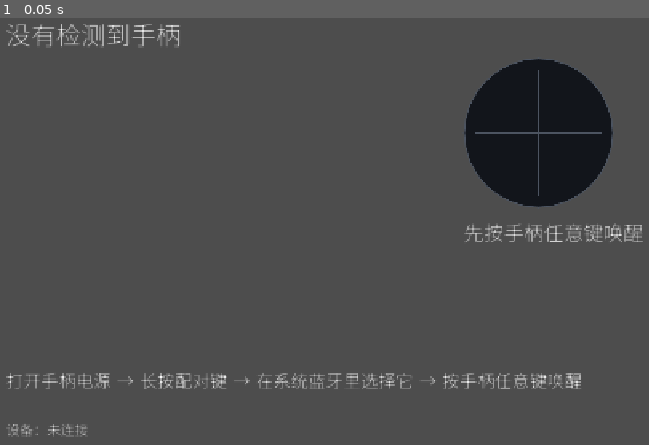
Above: before the commit, frame 1.
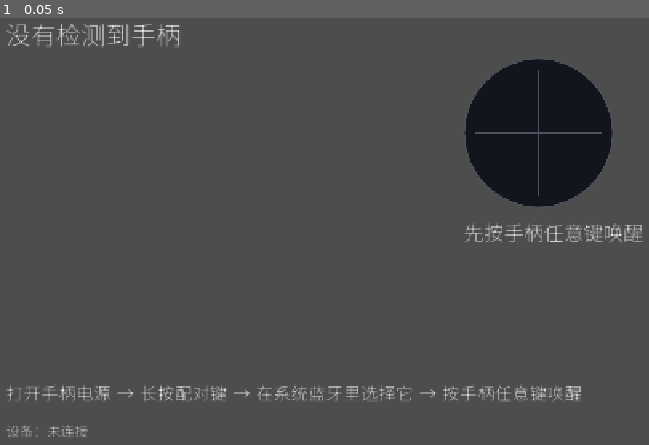
Above: after the commit, the same moment.

Repository: romejiang/fifa-trainer
Game: Godot game, scene res://src/ui/main.tscn
The game is run twice, just before and just after one commit, with the same random seed, the same clock (stepped at 60 frames per second) and the same inputs.
Inputs:
- Up to frame 1 (0.05 s): no input

The runs differ from the first frame. In frame 1, 2.2% of the frame differs, in the area x 0-90%, y 83-99%.

Commit message:
feat(04-11): 设置页按键重排 + 诊断页清除档案 + 重建 APK
- 设置页：X/Y 不再有任何功能（与练习手势撞车且误翻 X 符号）；符号改十字键左右/上下，布局改 Start 切换
- A 的保存门：量程未满时只把 %Help 换成「量程还没推满…」，不写档案、不切屏
- 新增「布局：Xbox（按 Start 切换，按 A 确认）」一行；只有 A 能把它记为已确认
- 诊断覆盖层：Y 调 ProfileStore.clear() 删除 controllers.json 并回设置页；键位语义收进 action_for_button
- ProfileStore.clear()：只删目标文件、不存在视为成功、res:// 一律 ERR_UNAUTHORIZED
- 字形 1048 → 1053（新增注释用字，移除两字）
- 重建 APK 27,079,510 B，证书 e1841a17…32e046 不变；ACCEPTANCE §6 同步新按键

Diff:
--- a/mobile/src/app/profile_store.gd
+++ b/mobile/src/app/profile_store.gd
@@ -146,6 +146,20 @@
 	return null
 
 
+## 删掉整份档案文件（诊断覆盖层按 Y 的「一键重来」）。
+##
+## 只碰 `_path` 这一个文件：不删目录、不删 `.tmp`、不碰输入日志或任何其他用户数据
+## （T-04-23）。文件不存在视为成功 —— 清除是幂等的，重复按 Y 不会出错。
+## 与 `save_all()` 一样先判 `user://`：导出后的 APK 里 `res://` 只读，写守卫必须由
+## 代码强制，不能靠调用方自觉。
+func clear() -> Error:
+	if not _path.begins_with("user://"):
+		return ERR_UNAUTHORIZED
+	if not FileAccess.file_exists(_path):
+		return OK
+	return DirAccess.remove_absolute(_path)
+
+
 ## 丢弃后立刻删除：否则每次启动都会重复丢弃、重复提示。
 func _discard_corrupt() -> Dictionary:
 	_discard()
--- a/mobile/src/ui/diagnostics_overlay.gd
+++ b/mobile/src/ui/diagnostics_overlay.gd
@@ -1,6 +1,6 @@
 extends Control
 
-## D1/D2 的**证据出口**：一页零交互、零判定、只读的诊断文本，靠
+## D1/D2 的**证据出口**：一页零判定、只读的诊断文本，靠
 ## `adb exec-out screencap -p` 拍照取证。
 ##
 ## 为什么需要它：release APK 不可调试（`run-as: package not debuggable`），
@@ -9,9 +9,11 @@
 ## 是唯一一条既不需要 debuggable 构建、也不需要第二只手柄的出口。
 ##
 ## 三条硬约束：
-##   1. **只读，不删档。** 读的是 `ProfileStore.PROFILES_PATH` 的**原始字节**，
+##   1. **正常渲染不写、不删。** 读的是 `ProfileStore.PROFILES_PATH` 的**原始字节**，
 ##      绝不调用 `ProfileStore.load_all()` —— 那个函数对损坏文件会删档，而损坏的
 ##      文件正是要拍下来的证据。解析失败就显示「解析失败」，不补默认值冒充真档案。
+##      **唯一的写操作是用户按 Y 清除档案**（04-11）：调 `ProfileStore.clear()`，
+##      只删 `user://profiles/controllers.json` 这一个文件，然后发信号回设置页。
 ##   2. **零 Outcome。** 覆盖层自身不推进任何判定：组合根在打开时把运行时的布局
 ##      确认置为 false（静默 `abandon()` 并清空未取走的结果），覆盖层可见期间
 ##      `_process` 早退、不 tick 运行时。屏幕上出现的判定只能来自真实尝试。
@@ -21,6 +23,9 @@
 ## 排版：22 px（调试面字号，正式屏不得引用），每行不超过 `MAX_LINE_CHARS` 个字符。
 ## `autowrap_mode = 0` 意味着超宽的行会被**直接裁掉**，截图证据就少一半 —— 「每行
 ## 不超宽」不是审美要求，是取证要求，`test_onboarding_ui` 逐行断言它。
+
+## 用户按 Y 清除档案成功之后通知组合根：关闭覆盖层、回到设置页。
+signal profile_cleared
 
 const PAGE_PROFILES := 0
 const PAGE_EVENTS := 1
@@ -34,12 +39,21 @@
 const RAW_PREVIEW_CHARS := 160
 const RAW_PREVIEW_SPLIT := 80
 
+## 按键语义：十字键左右翻页、Y 清除档案。其余索引一律无动作。
+const ACTION_PREV := &"prev"
+const ACTION_NEXT := &"next"
+const ACTION_CLEAR := &"clear"
+const ACTION_NONE := &""
+
 @onready var _panel: Label = %Panel
 
 var _page: int = 0
 var _accum: float = 0.0
 var _buffer: PadStateBuffer = null
 var _sampler: PadSampler = null
+## 档案的唯一 I/O 入口由组合根注入；为 null 时清除动作返回 `ERR_UNCONFIGURED`，
+## 绝不自己 `new` 一个指向默认路径的实例再删 —— 那样测试与真实路径会分叉。
+var _store: ProfileStore = null
 var _cached_raw: String = ""
 var _cached_trigger: Dictionary = {}
 
@@ -49,9 +63,12 @@
 
 
 ## 依赖唯一入口。组合根在 `add_child()` 之后调用 —— 此时 `@onready` 已经解析。
-func setup(p_buffer: PadStateBuffer, p_sampler: PadSampler) -> void:
+## `p_store` 是 Y 清除档案的唯一 I/O 入口；不传时覆盖层仍然只读，Y 会返回错误码。
+func setup(p_buffer: PadStateBuffer, p_sampler: PadSampler,
+		p_store: ProfileStore = null) -> void:
 	_buffer = p_buffer
 	_sampler = p_sampler
+	_store = p_store
 	_page = PAGE_PROFILES
 	refresh()
 
@@ -68,6 +85,49 @@
 func prev_page() -> void:
 	_page = posmod(_page - 1, PAGE_COUNT)
 	refresh()
+
+
+## 覆盖层的按键语义（纯函数，套件直接断言）：十字键左右翻页，Y 清除档案。
+## 其余按键一律返回 `ACTION_NONE` —— 覆盖层可见时组合根会把所有边沿送进来。
+static func action_for_button(index: int) -> StringName:
+	match index:
+		JoyButton.JOY_BUTTON_DPAD_LEFT:
+			return ACTION_PREV
+		JoyButton.JOY_BUTTON_DPAD_RIGHT:
+			return ACTION_NEXT
+		JoyButton.JOY_BUTTON_Y:
+			return ACTION_CLEAR
+	return ACTION_NONE
+
+
+## 组合根在覆盖层可见期间调用的唯一入口。X / A / B 等没有语义 —— 覆盖层不做判定，
+## 也不把按键转发给设置页或练习屏。
+func handle_button(index: int) -> void:
+	match action_for_button(index):
+		ACTION_PREV:
+			prev_page()
+		ACTION_NEXT:
+			next_page()
+		ACTION_CLEAR:
+			clear_profile()
+
+
+## Y：删掉整份输入档案并通知组合根回到设置页。
+##
+## 失败时**不**发信号：留在覆盖层上，档案页仍然显示原文件，用户可以再按一次。
+## 失败只打一行 ASCII 日志（`PROFILE_CLEAR_ERROR`），不猜测原因、不重试。
+func clear_profile() -> Error:
+	if _store == null:
+		return ERR_UNCONFIGURED
+	var err := _store.clear()
+	if err != OK:
+		print("PROFILE_CLEAR_ERROR code=%d" % err)
+		return err
+	_cached_raw = ""
+	_cached_trigger = {}
+	refresh()
+	profile_cleared.emit()
+	return OK
 
 
 ## 重新读一次原始档案并重画当前页。
--- a/mobile/src/ui/input_setup_screen.gd
+++ b/mobile/src/ui/input_setup_screen.gd
@@ -14,9 +14,14 @@
 ##     不能有两个解释者；
 ##   * 本屏**不碰** `TapRuntime`、不产生任何 `Outcome`，只写 `ProfileStore`（按 A 时）。
 ##
-## 轴对、符号、量程都是「用户看着屏幕确认」的：轴对由推摇杆得出（也可 LB/RB 手选），
-## 符号由圆点方向决定（X/Y 翻转），量程没推够只显示「还没推到底」。自动识别结果
-## 绝不静默落盘 —— 唯一的写档案入口是 A。
+## 按键分工（04-11 真机实测之后重排）：**X / Y 在本页没有任何功能** —— 它们与练习
+## 手势里的「按住 RB 连按两下 X」撞车，真机上还误把 X 的符号翻成了反向。符号翻转
+## 改到十字键（左右翻 X、上下翻 Y），布局切换在 Start，A 只负责保存。
+##
+## 轴对、符号、量程、布局都是「用户看着屏幕确认」的：轴对由推摇杆得出（也可 LB/RB
+## 手选），符号由圆点方向决定（十字键翻转），量程没推够只显示「还没推到底」，布局
+## 由 Start 切换、A 确认。自动识别结果绝不静默落盘 —— 唯一的写档案入口是 A，
+## 而且只在 `InputSetup.can_save()` 为真时。
 
 ## 按 A 保存成功后通知组合根进入练习。参数是档案里的布局，空值时由组合根兜底。
 signal profile_saved(layout: StringName)
@@ -31,20 +36,45 @@
 ## 轴表里标「正在动」的最近峰峰值门槛：静止噪声在 ±0.02 内。
 const MOVING_SPAN := 0.05
 
+## 按键索引取自 Godot 的 `JoyButton` 枚举，不手写数字：真机牙刷手法与不同手柄的
+## 索引差异只能靠枚举名对齐，写死 13/14 迟早会在另一把手上错位。
+const KEY_A := JoyButton.JOY_BUTTON_A
+const KEY_B := JoyButton.JOY_BUTTON_B
+const KEY_LB := JoyButton.JOY_BUTTON_LEFT_SHOULDER
+const KEY_RB := JoyButton.JOY_BUTTON_RIGHT_SHOULDER
+const KEY_DPAD_UP := JoyButton.JOY_BUTTON_DPAD_UP
+const KEY_DPAD_DOWN := JoyButton.JOY_BUTTON_DPAD_DOWN
+const KEY_DPAD_LEFT := JoyButton.JOY_BUTTON_DPAD_LEFT
+const KEY_DPAD_RIGHT := JoyButton.JOY_BUTTON_DPAD_RIGHT
+const JOY_BUTTON_START := JoyButton.JOY_BUTTON_START
+
+## 按键语义的唯一名字表。X / Y（2 / 3）**刻意没有**对应动作 —— 它们属于练习手势。
+const ACTION_SAVE := &"save"
+const ACTION_CLEAR := &"clear"
+const ACTION_X_SIGN := &"x_sign"
+const ACTION_Y_SIGN := &"y_sign"
+const ACTION_PAIR_PREV := &"pair_prev"
+const ACTION_PAIR_NEXT := &"pair_next"
+const ACTION_LAYOUT := &"layout"
+const ACTION_NONE := &""
+
 const TITLE_TEXT := "输入设置"
-const HELP_TEXT := "A 保存并开始    B 清空重来    X 反转 X    Y 反转 Y    LB/RB 换轴对"
+const HELP_TEXT := "A 保存并开始    B 清空重来    十字键左右翻 X / 上下翻 Y    LB/RB 换轴对    Start 换布局"
 const NO_DEVICE_HELP := "打开手柄电源 → 长按配对键 → 在系统蓝牙里选择它 → 按手柄任意键唤醒"
+## 量程没推满时按 A 的唯一回应：只说这一句、只改 `%Help`，不写档案、不切屏。
+const RANGE_NOT_READY_HELP := "量程还没推满：把右摇杆往四个方向各推到底几次"
 ## 底部固定提示：日志不随 B 清空，测试者按完可以直接用 adb 取。
 const LOG_HINT := "日志：files/input_log.txt（按 B 清空本页，不删日志）"
 
 @onready var _title: Label = %Title
 @onready var _axes: Label = %Axes
 @onready var _dot: Panel = %Dot
-## 圆点不是 `unique_name_in_owner`：一页里只有这 10 个唯一节点（UI 契约），
+## 圆点不是 `unique_name_in_owner`：一页里只有这 11 个唯一节点（UI 契约），
 ## 圆点是 `%Dot` 的内部构件，用路径取。
 @onready var _marker: Panel = $Dot/Marker
 @onready var _pair: Label = %Pair
 @onready var _signs: Label = %Signs
+@onready var _layout: Label = %Layout
 @onready var _range: Label = %Range
 @onready var _center: Label = %Center
 @onready var _trigger: Label = %Trigger
@@ -104,38 +134,67 @@
 	_refresh()
 
 
-## 组合根分派的按键边沿。索引同 `JoyButton`：A=0 B=1 X=2 Y=3 LB=9 RB=10。
+## 组合根分派的按键边沿。索引同 `JoyButton`：A=0 B=1 X=2 Y=3 LB=9 RB=10
+## DPAD 上/下/左/右=11/12/13/14 Start=6。
+##
+## X / Y（2 / 3）**没有分支**：它们与「按住 RB 连按两下 X」的练习手势撞车，
+## 真机上还误翻了 X 的符号。符号改由十字键翻转，布局由 Start 切换。
 func handle_button(index: int) -> void:
 	if not visible:
 		return
 	# LB+RB 是诊断覆盖层的组合键（按住 0.8 秒）。同时按住时不当成换轴对，
 	# 否则「打开诊断」会顺手改掉用户刚选好的那一对。
-	if _sampler != null and _sampler.buffer.button_down(9) and _sampler.buffer.button_down(10):
+	if _sampler != null and _sampler.buffer.button_down(KEY_LB) \
+			and _sampler.buffer.button_down(KEY_RB):
 		return
 	_notice = ""
-	match index:
-		0:
+	match action_for_button(index):
+		ACTION_SAVE:
 			_save_and_enter()
-		1:
+		ACTION_CLEAR:
 			reset_stats()
 			_notice = "已清空：重新推右摇杆，页面会重新认轴对"
-		2:
+		ACTION_X_SIGN:
 			_setup.toggle_x_sign()
-		3:
+		ACTION_Y_SIGN:
 			_setup.toggle_y_sign()
-		9:
+		ACTION_PAIR_PREV:
 			_setup.cycle_pair(-1)
-		10:
+		ACTION_PAIR_NEXT:
 			_setup.cycle_pair(1)
+		ACTION_LAYOUT:
+			_setup.cycle_layout(_device_name())
 	_accum = REFRESH_SECONDS
 	_refresh()
 
 
+## 按键语义的纯函数：无头套件直接断言「X / Y 返回 ACTION_NONE」，
+## 不需要实例化场景，也不需要真机。
+static func action_for_button(index: int) -> StringName:
+	match index:
+		KEY_A:
+			return ACTION_SAVE
+		KEY_B:
+			return ACTION_CLEAR
+		KEY_DPAD_LEFT, KEY_DPAD_RIGHT:
+			return ACTION_X_SIGN
+		KEY_DPAD_UP, KEY_DPAD_DOWN:
+			return ACTION_Y_SIGN
+		KEY_LB:
+			return ACTION_PAIR_PREV
+		KEY_RB:
+			return ACTION_PAIR_NEXT
+		JOY_BUTTON_START:
+			return ACTION_LAYOUT
+	return ACTION_NONE
+
+
 ## A：写档案并进练习。**唯一的写盘入口**，而且只在用户亲手按下时发生。
 ##
-## 两个前置条件都只给提示、不改变页面状态：没有手柄、还没有认出轴对。
-## 后者不是「判定失败」，而是「没有可保存的映射」—— 存一份 rs 索引为 -1 的档案，
-## 下次启动会被 `ProfileStore.load_all()` 整份丢弃。
+## 三道前置条件都只给提示、不改变页面状态：没有手柄、还没有认出轴对、量程没推满。
+## 最后一条是 04-11 的真机缺陷：量程没推满时保存会写出 `scale=1.0 / center=0`
+## 的「默认校准」，下次启动直接复用，圆点与手柄从此对不上。`can_save()` 为假时
+## **不调用 `build_profile`、不调用 `upsert`** —— 那是这道门唯一的实现位置。
 func _save_and_enter() -> void:
 	if _sampler == null or _sampler.buffer.device < 0:
 		_notice = "没有检测到手柄：按手柄任意键唤醒后再按 A"
@@ -143,13 +202,22 @@
 	if _setup.active_pair() == InputSetup.PAIR_NONE:
 		_notice = "先推一下右摇杆：认出一对轴之后才能保存"
 		return
-	var device_name := _sampler.device_name()
+	if not _setup.can_save():
+		_notice = RANGE_NOT_READY_HELP
+		return
+	var device_name := _device_name()
 	if device_name.strip_edges().is_empty():
 		# `DeviceProfile` 要求 device_name 非空；空名字写进去，下次启动会被
 		# `from_dict` 判非法并整份丢弃 —— 用户会莫名其妙回到这一页。
 		device_name = "未知手柄"
+	# A 确认布局：这是 `layout_confirmed` 唯一的置真路径。
+	_setup.mark_layout_confirmed()
 	var profile := _setup.build_profile(device_name, _sampler.device_guid(),
 		Time.get_datetime_string_from_system())
+	if profile == null:
+		# can_save() 已为真时不可达；真到了这里也只提示，绝不落盘一份默认校准。
+		_notice = RANGE_NOT_READY_HELP
+		return
 	var err := _store.upsert(profile)
 	if err != OK:
 		_notice = "档案写入失败（错误码 %d）：按 A 再试一次" % err
@@ -159,16 +227,25 @@
 
 
 ## 1 Hz 的 logcat 取样行（纯 ASCII）：真机上没有 run-as 时，这一行就是「页面认了哪一对、
-## 符号是什么、量程到没到」的可核对原文。
+## 符号是什么、量程到没到、布局是什么」的可核对原文。
 func debug_line() -> String:
 	var pair := _setup.active_pair()
 	var span_x := _setup.axis_span(pair.x) if pair != InputSetup.PAIR_NONE else 0.0
 	var span_y := _setup.axis_span(pair.y) if pair != InputSetup.PAIR_NONE else 0.0
-	return "pair=%d/%d sign=%d/%d ready=%d span=%.2f/%.2f rest4=%.2f rest5=%.2f" % [
+	return ("pair=%d/%d sign=%d/%d ready=%d span=%.2f/%.2f rest4=%.2f rest5=%.2f"
+		+ " layout=%s confirmed=%d") % [
 		pair.x, pair.y, _setup.x_sign(), _setup.y_sign(),
 		1 if _setup.range_ready() else 0, span_x, span_y,
 		_setup.trigger_rest(4), _setup.trigger_rest(5),
+		String(_setup.layout_cycle(_device_name())), 1 if _setup.layout_confirmed() else 0,
 	]
+
+
+## 设备名是布局建议的唯一输入；没有设备时给空串（`_layout_for` 会落到 Xbox）。
+func _device_name() -> String:
+	if _sampler == null or _sampler.buffer.device < 0:
+		return ""
+	return _sampler.device_name()
 
 
 func _axis_values() -> PackedFloat32Array:
@@ -208,6 +285,7 @@
 		_set_text(_axes, axes_text)
 	_set_text(_pair, pair_text(pair))
 	_set_text(_signs, signs_text(_setup.x_sign(), _setup.y_sign()))
+	_set_text(_layout, layout_text(_setup.layout_cycle(_device_name())))
 	_set_text(_range, range_text(pair, _setup.axis_range(pair.x), _setup.axis_range(pair.y)))
 	_set_text(_center, center_text(pair, _setup.center()))
 	_set_text(_trigger, trigger_text(_setup.trigger_rest(4), _setup.trigger_rest(5)))
@@ -231,6 +309,7 @@
 	_set_text(_axes, "")
 	_set_text(_pair, "先按手柄任意键唤醒")
 	_set_text(_signs, "")
+	_set_text(_layout, "")
 	_set_text(_range, "")
 	_set_text(_center, "")
 	_set_text(_trigger, "")
@@ -270,8 +349,14 @@
 
 
 static func signs_text(x_sign: int, y_sign: int) -> String:
-	return "X：%s（按 X 切换）    Y：%s（按 Y 切换）" % [
+	return "X：%s（十字键左右翻）    Y：%s（十字键上下翻）" % [
 		_sign_word(x_sign), _sign_word(y_sign)]
+
+
+## 布局行：只显示当前值 + 两个操作入口。确认是 A 的副作用 —— 屏幕上不再出现
+## 「布局已确认」这种无法撤销的状态，用户永远知道现在是什么、按什么能改。
+static func layout_text(layout: StringName) -> String:
+	return "布局：%s（按 Start 切换，按 A 确认）" % _layout_word(layout)
 
 
 static func range_text(pair: Vector2i, span_x: Vector2, span_y: Vector2) -> String:
@@ -296,6 +381,12 @@
 	return "反向" if sign < 0 else "正常"
 
 
+## 布局的显示名。只有两个合法值：xbox / playstation（空值由 `_layout_for` 兜底成
+## Xbox），所以这里不需要第三个分支，也不显示内部枚举名。
+static func _layout_word(layout: StringName) -> String:
+	return "PlayStation" if layout == DeviceProfile.LAYOUT_PLAYSTATION else "Xbox"
+
+
 static func _ready_word(span: float) -> String:
 	return "✓" if span >= InputSetup.RANGE_READY else "还没推到底"
 
--- a/mobile/src/ui/input_setup_screen.tscn
+++ b/mobile/src/ui/input_setup_screen.tscn
@@ -97,40 +97,49 @@
 offset_bottom = 432.0
 theme_override_font_sizes/font_size = 32
 
+[node name="Layout" type="Label" parent="."]
+unique_name_in_owner = true
+layout_mode = 0
+offset_left = 48.0
+offset_top = 436.0
+offset_right = 1252.0
+offset_bottom = 476.0
+theme_override_font_sizes/font_size = 28
+
 [node name="Range" type="Label" parent="."]
 unique_name_in_owner = true
 layout_mode = 0
 offset_left = 48.0
-offset_top = 444.0
+offset_top = 480.0
 offset_right = 1252.0
-offset_bottom = 484.0
+offset_bottom = 516.0
 theme_override_font_sizes/font_size = 28
 
 [node name="Center" type="Label" parent="."]
 unique_name_in_owner = true
 layout_mode = 0
 offset_left = 48.0
-offset_top = 486.0
+offset_top = 518.0
 offset_right = 1252.0
-offset_bottom = 526.0
+offset_bottom = 554.0
 theme_override_font_sizes/font_size = 28
 
 [node name="Trigger" type="Label" parent="."]
 unique_name_in_owner = true
 layout_mode = 0
 offset_left = 48.0
-offset_top = 528.0
+offset_top = 556.0
 offset_right = 1252.0
-offset_bottom = 568.0
+offset_bottom = 592.0
 theme_override_font_sizes/font_size = 28
 
 [node name="Help" type="Label" parent="."]
 unique_name_in_owner = true
 layout_mode = 0
 offset_left = 48.0
-offset_top = 580.0
+offset_top = 600.0
 offset_right = 1252.0
-offset_bottom = 650.0
+offset_bottom = 662.0
 autowrap_mode = 2
 theme_override_font_sizes/font_size = 28
 
@@ -138,7 +147,7 @@
 unique_name_in_owner = true
 layout_mode = 0
 offset_left = 48.0
-offset_top = 664.0
+offset_top = 666.0
 offset_right = 1252.0
-offset_bottom = 706.0
+offset_bottom = 708.0
 theme_override_font_sizes/font_size = 22
--- a/mobile/src/ui/main.gd
+++ b/mobile/src/ui/main.gd
@@ -15,10 +15,10 @@
 ##   * `TapRuntime.tick()` 只在练习屏可见时推进 —— 输入设置页零 Outcome 的机械保证
 ##     （运行时另有 `layout_confirmed` 硬门，两层都在）。
 ##
-## 复用：启动时若本设备（guid 优先）已有档案、且结构可用（rs 映射齐全 + 校准存在 +
-## 有布局）→ 直接进练习；否则显示输入设置页。没有「先探一次再逐项比较」的窗口 ——
-## 那正是被用户否掉的分步流程。四项 index+sign 的复用门仍在 `DeviceProfile.can_reuse`
-## 里，供将来重新引入「探一次」的界面使用，本文件不再驱动它。
+## 复用：启动时若本设备（guid 优先）已有档案、且 `DeviceProfile.can_enter_practice()`
+## 为真（rs 映射齐全 + 校准合理 + 布局已确认 + `quality.range_ready` 标记）→ 直接进练习；
+## 否则显示输入设置页。04-09 / 04-10 在量程没推满时保存的「默认校准」档案没有这个标记，
+## 因此会被丢弃、设置页重新出现 —— 这是 04-11 的第二个真机缺陷修法。
 ##
 ## 时间单位：`Frame.now` 是**秒**（`Time.get_ticks_usec()` 除以一百万），与
 ## `TapDetector` / `TapRuntime` 的 `* 1000.0` 换算一致。`PadSampler` 的
@@ -121,7 +121,8 @@
 	# 「组合键进行中」置位，边沿分派才会跳过它们。
 	_tick_diagnostics_chord(delta)
 	if _diagnostics != null and _diagnostics.visible:
-		# 覆盖层可见期间：只翻页，不 tick 运行时、不分派按键、不推进判定。
+		# 覆盖层可见期间：只处理它自己的按键（十字键翻页 / Y 清除档案），
+		# 不 tick 运行时、不把边沿转发给设置页、不推进判定。
 		_flush_diagnostics_edges()
 		_diagnostics.call("tick", delta)
 		return
@@ -161,11 +162,14 @@
 
 ## 实例化诊断覆盖层。**必须排在最后**：同一个父节点下后加的子节点画在上面，
 ## 否则诊断文本会被别的屏盖住，screencap 取证就白拍了。
+##
+## 档案 store 一起注入：覆盖层按 Y 时调 `ProfileStore.clear()`，只删那一份文件。
 func _build_diagnostics() -> void:
 	_diagnostics = DIAGNOSTICS_SCENE.instantiate()
 	add_child(_diagnostics)
 	_diagnostics.visible = false
-	_diagnostics.call("setup", _sampler.buffer, _sampler)
+	_diagnostics.connect("profile_cleared", _on_profile_cleared)
+	_diagnostics.call("setup", _sampler.buffer, _sampler, _profile_store)
 
 
 ## 组合键计时。读的是**当前按住状态**，不是边沿数组。
@@ -206,7 +210,9 @@
 	_seen_edges = _sampler.buffer.button_edges().size()
 
 
-## 覆盖层可见期间的边沿消费者：只认十字键左 / 右（13 / 14）翻页，其余一律丢弃。
+## 覆盖层可见期间的边沿消费者：所有按下的边沿都交给覆盖层自己的 `handle_button`。
+## 键位语义只有一处定义（覆盖层的 `action_for_button`）：十字键左右翻页、Y 清除档案，
+## 其余无动作 —— 组合根不再维护第二份 match。
 func _flush_diagnostics_edges() -> void:
 	var edges: Array = _sampler.buffer.button_edges()
 	var total := edges.size()
@@ -216,12 +222,24 @@
 		var edge: Dictionary = edges[position]
 		if not bool(edge.get("pressed", false)):
 			continue
-		match int(edge["index"]):
-			13:
-				_diagnostics.call("prev_page")
-			14:
-				_diagnostics.call("next_page")
+		_diagnostics.call("handle_button", int(edge["index"]))
 	_seen_edges = total
+
+
+## 覆盖层按 Y 清除档案之后的唯一后续动作：关覆盖层、退出练习、回到设置页。
+##
+## 不清 `_profile_store` 实例（它只是路径句柄），但把 `_reuse_checked` 置为真：
+## 文件已经删了，即使下次设备列表变化也不需要再试一次复用 —— 用户此刻应该在
+## 设置页上重新推摇杆，而不是被自动带回练习。
+func _on_profile_cleared() -> void:
+	_diagnostics.visible = false
+	_layout_was_confirmed = false
+	_leave_practice()
+	if _setup != null:
+		_setup.visible = true
+		_setup.call("reset_stats")
+	_reuse_checked = true
+	_seen_edges = _sampler.buffer.button_edges().size()
 
 
 ## 1 Hz 诊断日志：D5 / D6 的抄录来源（adb logcat -s godot:I）。
@@ -309,11 +327,11 @@
 	_seen_edges = _sampler.buffer.button_edges().size()
 
 
-## 复用：本设备已有档案且结构可用 → 直接进练习。
-##
-## 只判「结构可用」而不逐项比较四项 index+sign：没有探针就没有「本次观测值」，
-## 拿档案自己的值去比自己是假绿。`DeviceProfile.can_reuse` 的四项比较仍在，
-## 留给将来重新引入「探一次」的界面（那是 04-05 的 REUSE_CHECK，本计划不驱动它）。
+## 复用：本设备已有档案且**档案自洽** → 直接进练习。
+##
+## 只判档案自身能否用（`DeviceProfile.can_enter_practice()`），不在启动时逐项比较
+## 四项 index+sign：没有探针就没有「本次观测值」，拿档案自己的值去比自己是假绿。
+## 四项比较仍在 `can_reuse()` 里，留给将来重新引入「探一次」的界面。
 func _try_reuse_profile() -> void:
 	if _reuse_checked or _in_practice or _sampler.buffer.device < 0:
 		return
@@ -326,8 +344,9 @@
 
 
 func _profile_usable(profile: DeviceProfile) -> bool:
-	return profile != null and profile.axes != null and profile.axes.has_rs() \
-		and profile.calibration != null and profile.layout != &""
+	if profile == null:
+		return false
+	return profile.can_enter_practice()
 
 
 ## 设备列表信号与主动播种共用的唯一回调体。
--- a/mobile/tests/unit/test_onboarding_ui.gd
+++ b/mobile/tests/unit/test_onboarding_ui.gd
@@ -13,9 +13,14 @@
 ##   1. 探针屏的人话（`live_readout` / `plain_rejection` / `cross_check_plain` / `stop_message`）；
 ##   2. 诊断覆盖层的两页格式（`format_profiles` / `format_events`）与行宽上限；
 ##   3. 覆盖层不产判定的机械证明（`set_layout_confirmed(false)` → 零 Outcome）。
+##
+## 04-11 追加第四组：设置页与覆盖层的**按键语义**。X / Y 曾经与练习手势撞车并在真机上
+## 误翻了符号，所以「X / Y 返回无动作」必须是一条无头可断言的机械事实，而不是靠人记得
+## 不要在两处写分支。
 
 const ONBOARDING := preload("res://src/ui/onboarding_screen.gd")
 const DIAGNOSTICS := preload("res://src/ui/diagnostics_overlay.gd")
+const INPUT_SETUP := preload("res://src/ui/input_setup_screen.gd")
 
 ## 8 根轴的空读数：与 onboarding_screen 的 AXIS_COUNT 同宽。
 const AXIS_COUNT := 8
@@ -32,6 +37,9 @@
 	_check_diagnostics_events(r)
 	_check_diagnostics_line_width(r)
 	_check_overlay_produces_no_outcome(r)
+	_check_setup_key_map(r)
+	_check_setup_texts(r)
+	_check_overlay_key_map(r)
 	r.complete()
 
 
@@ -213,6 +221,78 @@
 
 	runtime.set_layout_confirmed(true)
 	r.check(runtime.layout_confirmed, "关闭覆盖层后必须恢复布局确认")
+
+
+## 9. 设置页按键语义：X / Y 无动作；符号归十字键；布局归 Start。
+##
+## 这是 04-11 第一个真机缺陷的机械证明：X / Y 与「按住 RB 连按两下 X」的练习手势
+## 共用同一颗键，设置页里每按一次都会翻符号 —— 用户存下去的 X 就是反的。
+func _check_setup_key_map(r) -> void:
+	for index in [JoyButton.JOY_BUTTON_X, JoyButton.JOY_BUTTON_Y]:
+		r.check(INPUT_SETUP.action_for_button(index) == INPUT_SETUP.ACTION_NONE,
+			"X / Y（索引 %d）在设置页必须没有功能（实际 %s）" % [
+				index, String(INPUT_SETUP.action_for_button(index))])
+
+	r.check(INPUT_SETUP.action_for_button(JoyButton.JOY_BUTTON_DPAD_LEFT)
+		== INPUT_SETUP.ACTION_X_SIGN, "十字键左翻 X 符号")
+	r.check(INPUT_SETUP.action_for_button(JoyButton.JOY_BUTTON_DPAD_RIGHT)
+		== INPUT_SETUP.ACTION_X_SIGN, "十字键右翻 X 符号")
+	r.check(INPUT_SETUP.action_for_button(JoyButton.JOY_BUTTON_DPAD_UP)
+		== INPUT_SETUP.ACTION_Y_SIGN, "十字键上翻 Y 符号")
+	r.check(INPUT_SETUP.action_for_button(JoyButton.JOY_BUTTON_DPAD_DOWN)
+		== INPUT_SETUP.ACTION_Y_SIGN, "十字键下翻 Y 符号")
+	r.check(INPUT_SETUP.action_for_button(JoyButton.JOY_BUTTON_START)
+		== INPUT_SETUP.ACTION_LAYOUT, "Start 切布局")
+	r.check(INPUT_SETUP.action_for_button(JoyButton.JOY_BUTTON_A)
+		== INPUT_SETUP.ACTION_SAVE, "A 保存")
+	r.check(INPUT_SETUP.action_for_button(JoyButton.JOY_BUTTON_B)
+		== INPUT_SETUP.ACTION_CLEAR, "B 清空")
+	r.check(INPUT_SETUP.action_for_button(JoyButton.JOY_BUTTON_LEFT_SHOULDER)
+		== INPUT_SETUP.ACTION_PAIR_PREV, "LB 上一对轴")
+	r.check(INPUT_SETUP.action_for_button(JoyButton.JOY_BUTTON_RIGHT_SHOULDER)
+		== INPUT_SETUP.ACTION_PAIR_NEXT, "RB 下一对轴")
+	r.check(INPUT_SETUP.action_for_button(JoyButton.JOY_BUTTON_BACK)
+		== INPUT_SETUP.ACTION_NONE, "未分配的键（Back）必须无动作")
+
+
+## 10. 设置页文案：布局行逐字给出「按 Start 切换，按 A 确认」；符号提示不再指向 X/Y。
+func _check_setup_texts(r) -> void:
+	var xbox := INPUT_SETUP.layout_text(DeviceProfile.LAYOUT_XBOX)
+	r.check(xbox == "布局：Xbox（按 Start 切换，按 A 确认）",
+		"Xbox 布局行必须逐字一致（实际 %s）" % xbox)
+	var playstation := INPUT_SETUP.layout_text(DeviceProfile.LAYOUT_PLAYSTATION)
+	r.check(playstation.contains("布局：PlayStation"),
+		"PlayStation 布局行必须点名 PlayStation（实际 %s）" % playstation)
+	r.check(playstation.contains("按 Start 切换，按 A 确认"),
+		"两种布局行都必须带同一句操作提示（实际 %s）" % playstation)
+
+	var signs := INPUT_SETUP.signs_text(1, -1)
+	r.check(signs.contains("十字键左右翻"), "符号提示必须指向十字键左右（实际 %s）" % signs)
+	r.check(signs.contains("十字键上下翻"), "符号提示必须指向十字键上下（实际 %s）" % signs)
+	r.check(not signs.contains("按 X 切换"),
+		"符号提示不得再把 X 当翻转键（实际 %s）" % signs)
+	r.check(not signs.contains("按 Y 切换"),
+		"符号提示不得再把 Y 当翻转键（实际 %s）" % signs)
+	r.check(INPUT_SETUP.RANGE_NOT_READY_HELP.contains("量程还没推满"),
+		"量程未满的提示必须说「量程还没推满」")
+	r.check(INPUT_SETUP.RANGE_NOT_READY_HELP.contains("四个方向"),
+		"量程未满的提示必须告诉用户往四个方向推")
+
+
+## 11. 覆盖层按键语义：十字键翻页、Y 清除档案，其余无动作。
+func _check_overlay_key_map(r) -> void:
+	r.check(DIAGNOSTICS.action_for_button(JoyButton.JOY_BUTTON_DPAD_LEFT)
+		== DIAGNOSTICS.ACTION_PREV, "覆盖层十字键左翻到上一页")
+	r.check(DIAGNOSTICS.action_for_button(JoyButton.JOY_BUTTON_DPAD_RIGHT)
+		== DIAGNOSTICS.ACTION_NEXT, "覆盖层十字键右翻到下一页")
+	r.check(DIAGNOSTICS.action_for_button(JoyButton.JOY_BUTTON_Y)
+		== DIAGNOSTICS.ACTION_CLEAR, "覆盖层 Y 清除档案")
+	for index in [JoyButton.JOY_BUTTON_A, JoyButton.JOY_BUTTON_B,
+			JoyButton.JOY_BUTTON_X, JoyButton.JOY_BUTTON_START]:
+		r.check(DIAGNOSTICS.action_for_button(index) == DIAGNOSTICS.ACTION_NONE,
+			"覆盖层里 A/B/X/Start（索引 %d）必须无动作" % index)
+	r.check(ProfileStore.PROFILES_PATH == "user://profiles/controllers.json",
+		"清除动作只针对这一份档案路径（实际 %s）" % ProfileStore.PROFILES_PATH)
 
 
 ## 一条合成的绿色搓射：参数与真实配置一致，只为这一段服务。
--- a/mobile/tests/unit/test_profile_store.gd
+++ b/mobile/tests/unit/test_profile_store.gd
@@ -23,6 +23,7 @@
 	_check_one_bad_entry_discards_all(r)
 	_check_upsert_stamps_time(r)
 	_check_missing_file_is_quiet(r)
+	_check_clear(r)
 	_clean()
 	r.complete()
 
@@ -168,6 +169,25 @@
 		"文件不存在时错误码必须是 OK（实际 %d）" % int(loaded["error"]))
 	var profiles: Dictionary = loaded["profiles"]
 	r.check(profiles.is_empty(), "文件不存在时必须返回空档案")
+
+
+## 清除：只删目标文件、幂等；`res://` 路径必须先被守卫拦下（T-04-23）。
+func _check_clear(r) -> void:
+	_clean()
+	var store := _store()
+	r.check(store.save_all({_profile().key: _profile()}) == OK, "前置：先写一份档案")
+	r.check(FileAccess.file_exists(TEST_PROFILES), "前置：档案文件存在")
+	r.check(store.clear() == OK, "clear() 必须成功")
+	r.check(not FileAccess.file_exists(TEST_PROFILES), "clear() 之后文件必须不存在")
+	r.check(store.clear() == OK, "文件不存在时 clear() 仍然是 OK（幂等）")
+	r.check(not FileAccess.file_exists(TEST_PROFILES + ProfileStore.TEMP_SUFFIX),
+		"clear() 不得留下 .tmp")
+
+	var guarded := ProfileStore.new(FORBIDDEN_PATH)
+	r.check(guarded.clear() == ERR_UNAUTHORIZED,
+		"res:// 路径的 clear() 必须返回 ERR_UNAUTHORIZED")
+	r.check(not FileAccess.file_exists(FORBIDDEN_PATH),
+		"守卫失败后不得创建或删除任何 res:// 文件")
 
 
 func _store() -> ProfileStore:
Binary file changed: mobile/assets/fonts/NotoSansSC-Subset.ttf
Not shown, changed: mobile/assets/fonts/required_glyphs.txt
Not shown, changed: mobile/ACCEPTANCE.md
